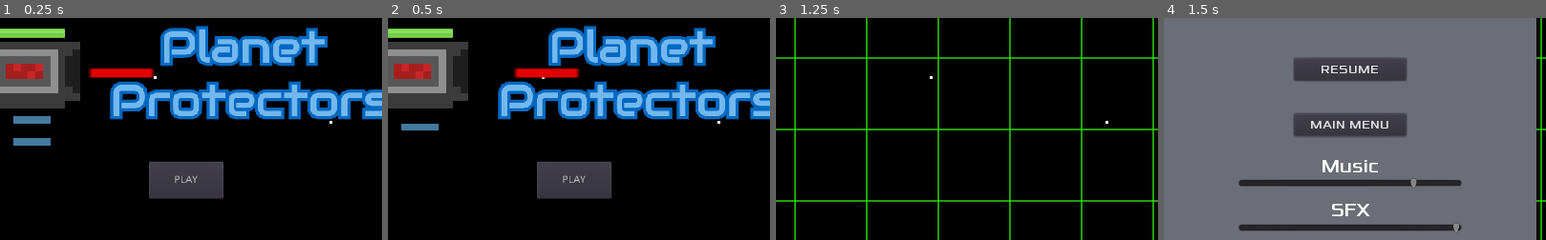
Above: before the commit, frames 1-4 (left to right).
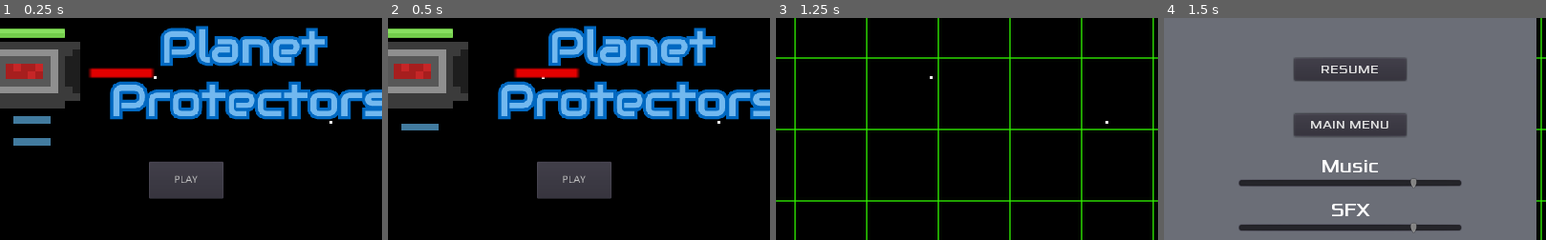
Above: after the commit, the same moments.

Repository: EthanMHolland/PlanetProtectors
Game: Godot game, scene res://src/TitleScreen.tscn
The game is run twice, just before and just after one commit, with the same random seed, the same clock (stepped at 60 frames per second) and the same inputs.
Inputs:
- Up to frame 1 (0.25 s): no input
- Up to frame 2 (0.5 s): no input
- Up to frame 3 (1.25 s): click "PLAY" at 0.5 s
- Up to frame 4 (1.5 s): click "PAUSE" at 1.25 s
The pictures show only the part of the screen within x 26-76%, y 31-81%; the shares and areas given below are measured in that part.

Frames 1-3 are identical in both runs. In frame 4, less than 0.1% of the frame differs, in the area x 64-78%, y 92-97%.

Commit message:
Add Some SFX Sounds to SFXSlider

Diff:
--- a/project/src/Level.gd
+++ b/project/src/Level.gd
@@ -166,6 +166,8 @@
 func _on_ResumeButton_button_down():
 	$PauseMenu.hide()
 	$BackgroundMusic.volume_db = $PauseMenu/MusicSlider.value
+	$AsteroidExplodeSound.volume_db = $PauseMenu/SFXSlider.value
+	$NewWaveSound.volume_db = $PauseMenu/SFXSlider.value
 	get_tree().paused = false
 
 
--- a/project/src/Level.tscn
+++ b/project/src/Level.tscn
@@ -334,7 +334,9 @@
 margin_top = 420.0
 margin_right = 400.0
 margin_bottom = 436.0
-value = 100.0
+min_value = -50.0
+max_value = 0.0
+value = -10.0
 __meta__ = {
 "_edit_use_anchors_": false
 }
